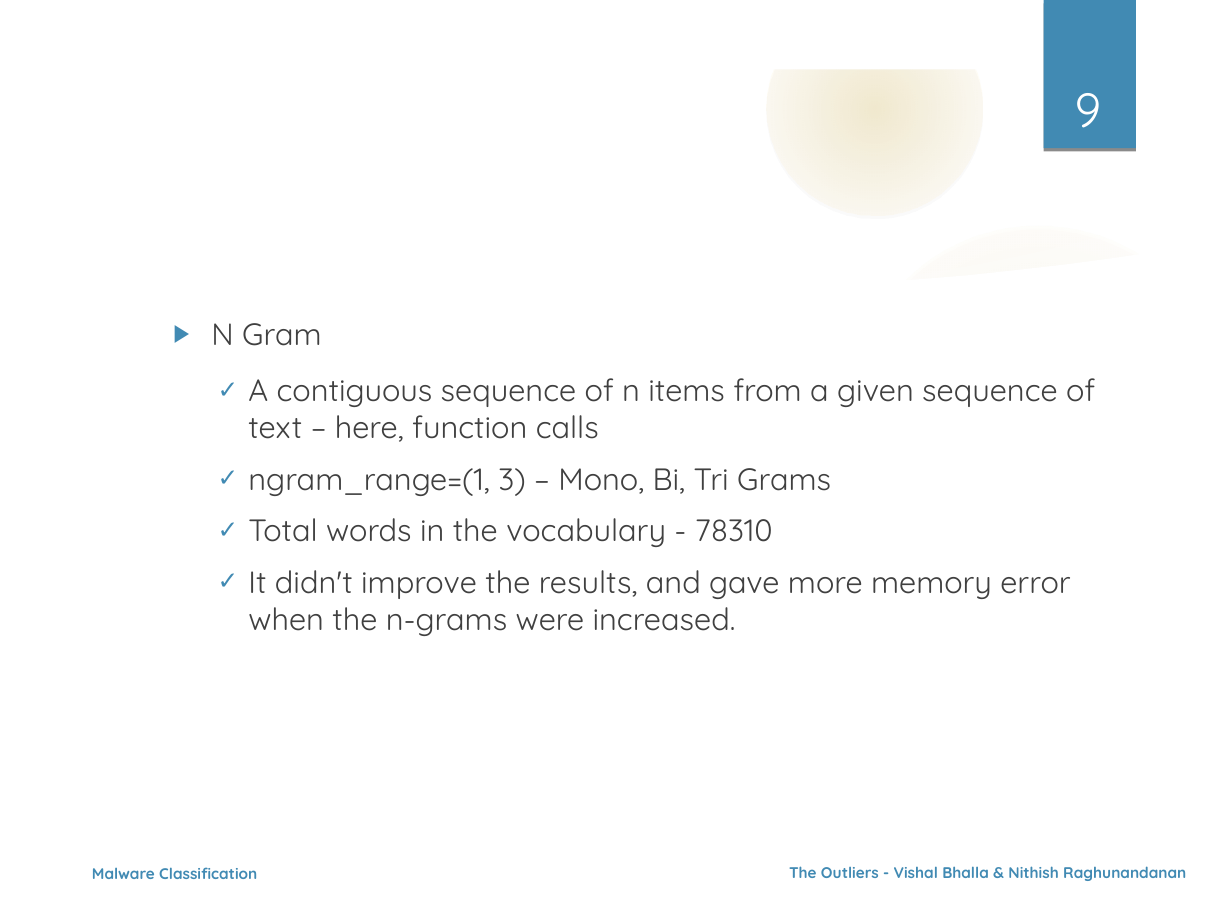
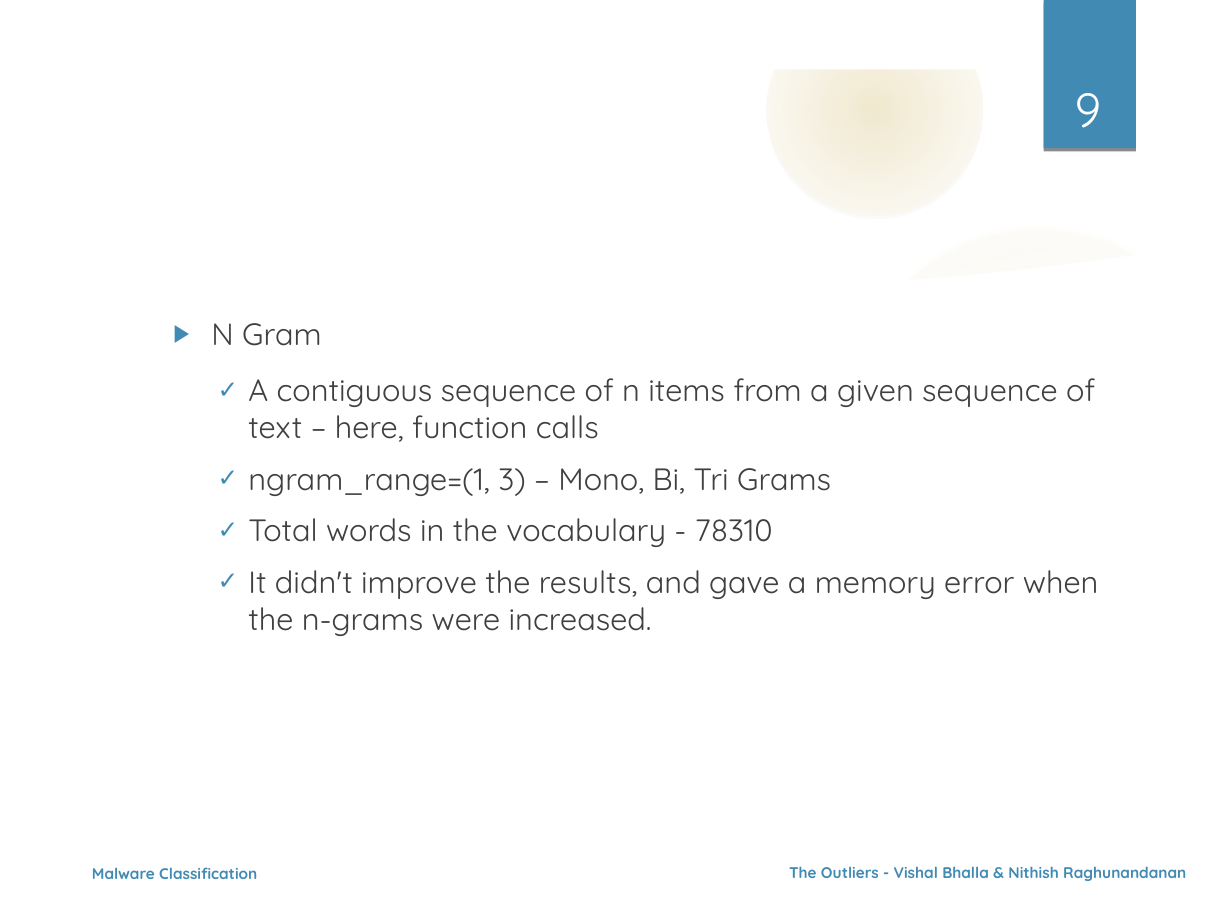
Before and after one commit to nehgu/Anomaly-Detection, a slide deck: slide 9 of Challenges/Malware_Classification_On_Behavioral_Data_Challenge_5/Ppt_Malware_Classification_Challenge_5.odp. Drawn at 1232x924 pixels with LibreOffice and Linux fonts; fonts in the diff are those of the drawing; background and template pictures are left out. Boxes give left, top, right and bottom in pixels: in the first picture for what was removed or moved away, otherwise in the second. Text is boxed around its words. In the diff, an @@ line names an element or a change of style, - is before the commit and + after.

```diff
--- a/Challenges/Malware_Classification_On_Behavioral_Data_Challenge_5/Ppt_Malware_Classification_Challenge_5.odp
+++ b/Challenges/Malware_Classification_On_Behavioral_Data_Challenge_5/Ppt_Malware_Classification_Challenge_5.odp
@@ text at bbox=[248, 570, 1099, 636]: text changed @@
-    ✓ It didn't improve the results, and gave more memory error when the n-grams were increased.
+    ✓ It didn't improve the results, and gave a memory error when the n-grams were increased.
```
Also in this commit, not shown: 4 other slides changed, 1 other file.
